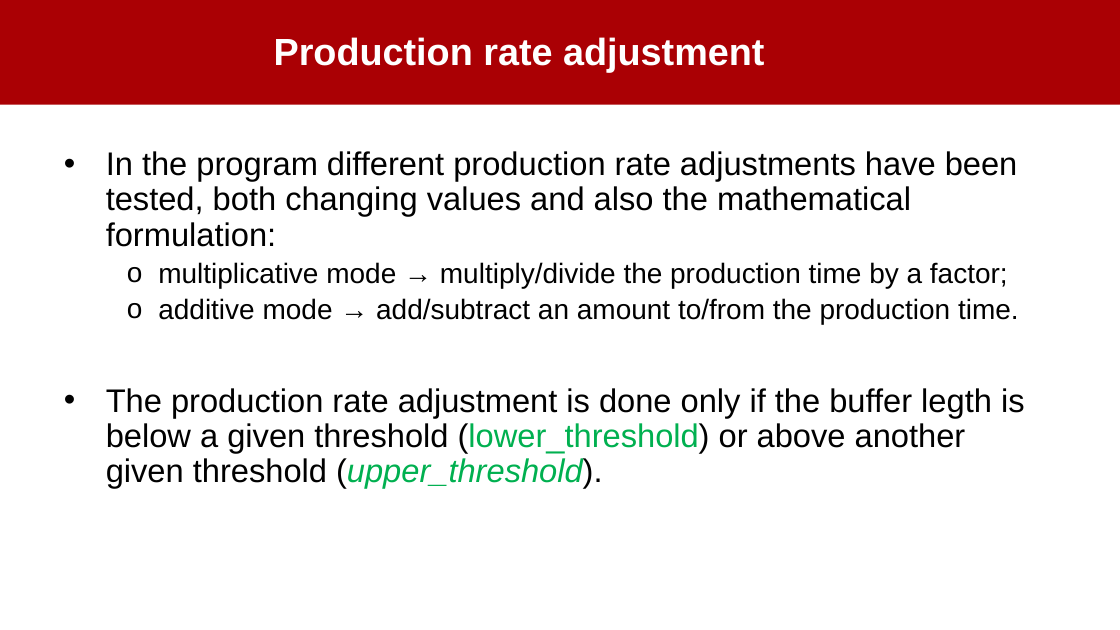
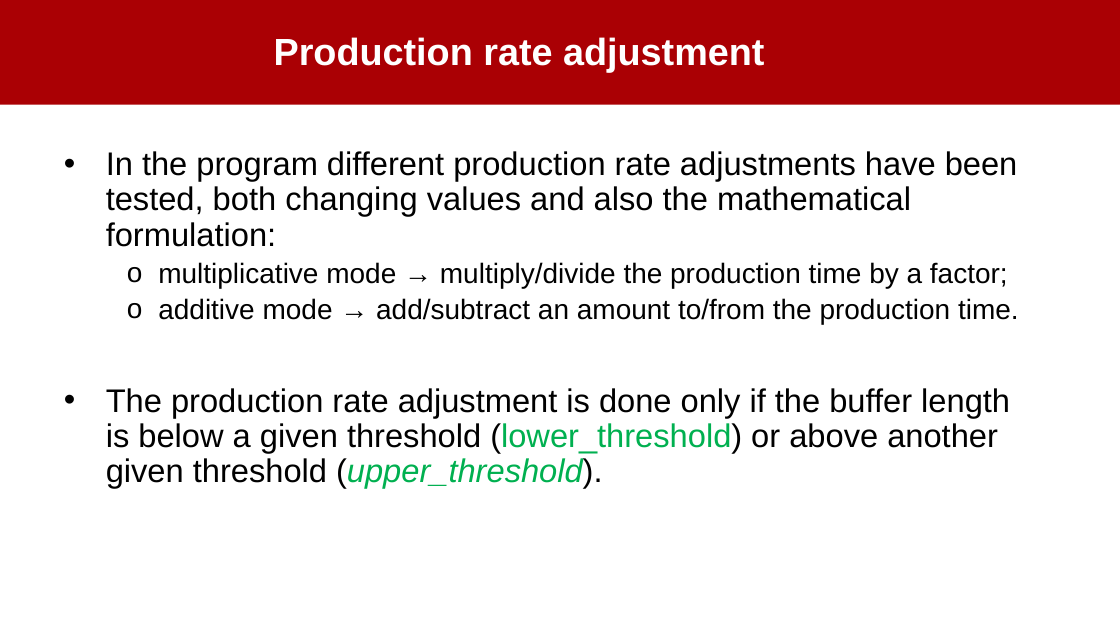
Before and after one commit to Giulia-Gibellato/Concurrent-RealTimeProgramming_project, a slide deck: slide 8 of ProducerConsumerProjectPresentation.pptx. Drawn at 1120x630 pixels with LibreOffice and Linux fonts; fonts in the diff are those of the drawing; background and template pictures are left out. Boxes give left, top, right and bottom in pixels: in the first picture for what was removed or moved away, otherwise in the second. Text is boxed around its words. In the diff, an @@ line names an element or a change of style, - is before the commit and + after.

```diff
--- a/ProducerConsumerProjectPresentation.pptx
+++ b/ProducerConsumerProjectPresentation.pptx
@@ text at [106, 388, 1010, 488]: text changed @@
-• The production rate adjustment is done only if the buffer legth is below a given threshold (lower_threshold) or above another given threshold (upper_threshold).
+• The production rate adjustment is done only if the buffer length is below a given threshold (lower_threshold) or above another given threshold (upper_threshold).
```
Also in this commit, not shown: 3 other slides changed.
